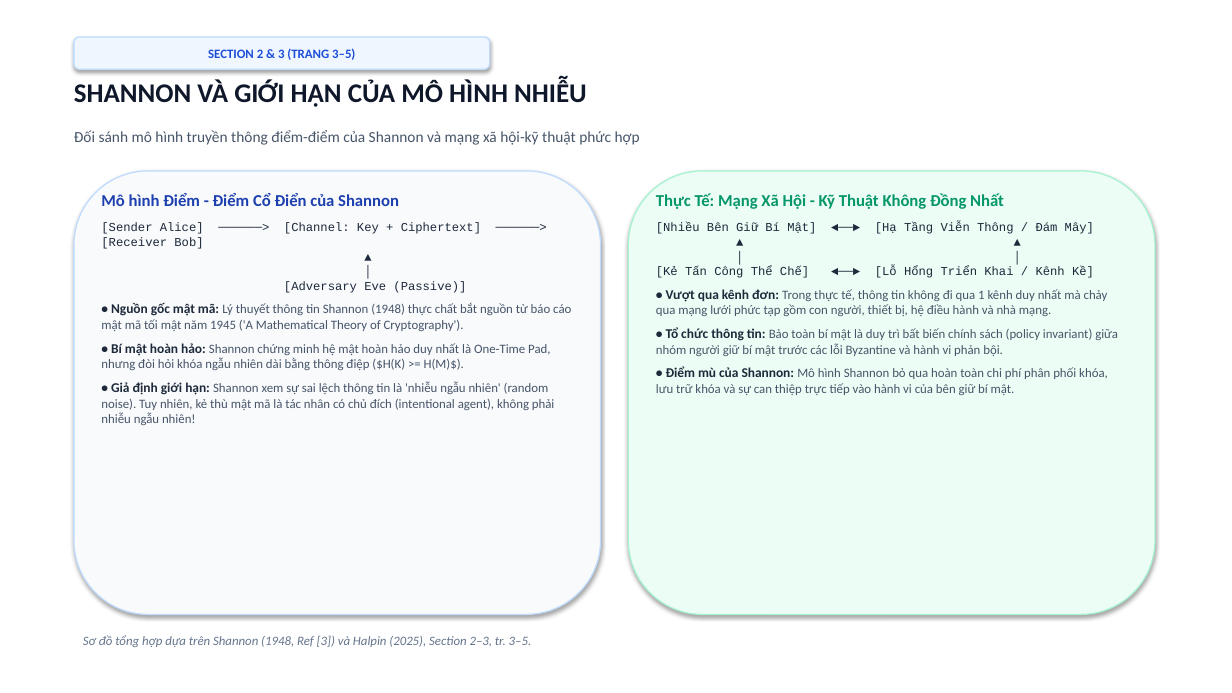
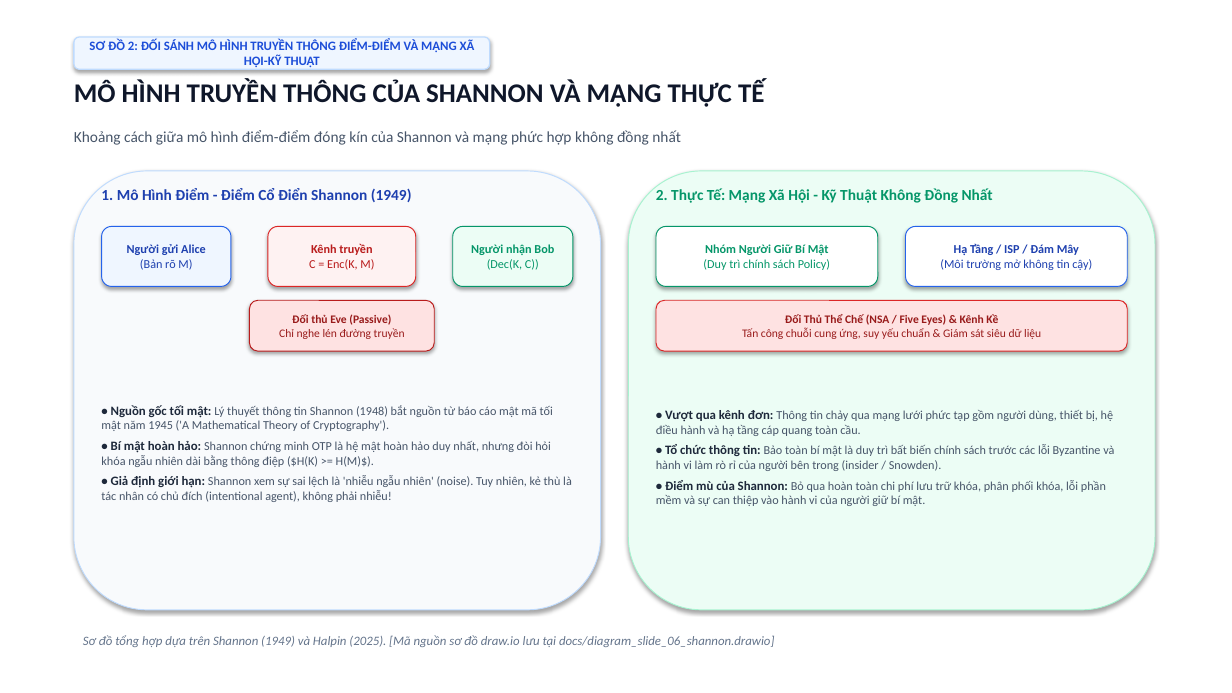
Before and after one commit to kietvo5924/ATBMHTTT_DT005_FileIntegrity, a slide deck: slide 5 of Bao_Cao_Giua_Ky_DT05_Final.pptx (slide 6 before the commit). Drawn at 1232x693 pixels with LibreOffice and Linux fonts; fonts in the diff are those of the drawing. Boxes give left, top, right and bottom in pixels: in the first picture for what was removed or moved away, otherwise in the second. Text is boxed around its words. In the diff, an @@ line names an element or a change of style, - is before the commit and + after.

Commit message:
feat: update title cover to match user photo, add Thank You slide, provide draw.io XML for diagrams

```diff
--- a/Bao_Cao_Giua_Ky_DT05_Final.pptx
+++ b/Bao_Cao_Giua_Ky_DT05_Final.pptx
@@ text in rounded rectangle at (x1=89, y1=39, x2=475, y2=67): text changed @@
-SECTION 2 & 3 (TRANG 3–5)
+SƠ ĐỒ 2: ĐỐI SÁNH MÔ HÌNH TRUYỀN THÔNG ĐIỂM-ĐIỂM VÀ MẠNG XÃ HỘI-KỸ THUẬT
@@ text at (x1=74, y1=80, x2=764, y2=107): text changed @@
-SHANNON VÀ GIỚI HẠN CỦA MÔ HÌNH NHIỄU
+MÔ HÌNH TRUYỀN THÔNG CỦA SHANNON VÀ MẠNG THỰC TẾ
@@ text at (x1=74, y1=130, x2=681, y2=145): text changed @@
-Đối sánh mô hình truyền thông điểm-điểm của Shannon và mạng xã hội-kỹ thuật phức hợp
+Khoảng cách giữa mô hình điểm-điểm đóng kín của Shannon và mạng phức hợp không đồng nhất
@@ rounded rectangle resized from (x1=74, y1=171, x2=601, y2=615) to (x1=74, y1=171, x2=601, y2=610) @@
@@ rounded rectangle at (x1=74, y1=171, x2=601, y2=610): outline #BFDBFE 1 pt to #BFDBFE 0.75 pt @@
@@ rounded rectangle resized from (x1=628, y1=171, x2=1155, y2=615) to (x1=628, y1=171, x2=1155, y2=610) @@
@@ rounded rectangle at (x1=628, y1=171, x2=1155, y2=610): outline #A7F3D0 1 pt to #A7F3D0 0.75 pt @@
@@ text added at (x1=101, y1=186, x2=412, y2=202), 12 pt, text #1E40AF, bold @@
+1. Mô Hình Điểm - Điểm Cổ Điển Shannon (1949)
@@ text added at (x1=656, y1=186, x2=993, y2=203), 12 pt, text #059669, bold @@
+2. Thực Tế: Mạng Xã Hội - Kỹ Thuật Không Đồng Nhất
@@ rounded rectangle added at (x1=102, y1=226, x2=231, y2=287), fill #EFF6FF, outline #2563EB 0.75 pt, 9.5 pt, text #1E40AF, bold @@
+Người gửi Alice
+(Bản rõ M)
@@ rounded rectangle added at (x1=268, y1=226, x2=416, y2=287), fill #FEF2F2, outline #DC2626 0.75 pt, 9.5 pt, text #B91C1C, bold @@
+Kênh truyền
+C = Enc(K, M)
@@ rounded rectangle added at (x1=453, y1=226, x2=573, y2=287), fill #ECFDF5, outline #059669 0.75 pt, 9.5 pt, text #059669, bold @@
+Người nhận Bob
+(Dec(K, C))
@@ rounded rectangle added at (x1=656, y1=226, x2=878, y2=287), fill #FFFFFF, outline #059669 0.75 pt, 9.5 pt, text #059669 @@
+Nhóm Người Giữ Bí Mật
+(Duy trì chính sách Policy)
@@ rounded rectangle added at (x1=906, y1=226, x2=1128, y2=287), fill #FFFFFF, outline #2563EB 0.75 pt, 9.5 pt, text #1E40AF @@
+Hạ Tầng / ISP / Đám Mây
+(Môi trường mở không tin cậy)
@@ rounded rectangle added at (x1=250, y1=300, x2=434, y2=351), fill #FEE2E2, outline #B91C1C 0.75 pt, 9 pt, text #991B1B @@
+Đối thủ Eve (Passive)
+Chỉ nghe lén đường truyền
@@ rounded rectangle added at (x1=656, y1=300, x2=1128, y2=351), fill #FEE2E2, outline #DC2626 0.75 pt, 9 pt, text #991B1B @@
+Đối Thủ Thể Chế (NSA / Five Eyes) & Kênh Kề
+Tấn công chuỗi cung ứng, suy yếu chuẩn & Giám sát siêu dữ liệu
@@ text at (x1=101, y1=405, x2=572, y2=502): text changed; size 10 to 9.5 pt @@
-Mô hình Điểm - Điểm Cổ Điển của Shannon
-[Sender Alice] ──────> [Channel: Key + Ciphertext] ──────> [Receiver Bob]
-▲
-│
-[Adversary Eve (Passive)]
-• Nguồn gốc mật mã: Lý thuyết thông tin Shannon (1948) thực chất bắt nguồn từ báo cáo mật mã tối mật năm 1945 ('A Mathematical Theory of Cryptography').
-• Bí mật hoàn hảo: Shannon chứng minh hệ mật hoàn hảo duy nhất là One-Time Pad, nhưng đòi hỏi khóa ngẫu nhiên dài bằng thông điệp ($H(K) >= H(M)$).
-• Giả định giới hạn: Shannon xem sự sai lệch thông tin là 'nhiễu ngẫu nhiên' (random noise). Tuy nhiên, kẻ thù mật mã là tác nhân có chủ đích (intentional agent), không phải nhiễu ngẫu nhiên!
+• Nguồn gốc tối mật: Lý thuyết thông tin Shannon (1948) bắt nguồn từ báo cáo mật mã tối mật năm 1945 ('A Mathematical Theory of Cryptography').
+• Bí mật hoàn hảo: Shannon chứng minh OTP là hệ mật hoàn hảo duy nhất, nhưng đòi hỏi khóa ngẫu nhiên dài bằng thông điệp ($H(K) >= H(M)$).
+• Giả định giới hạn: Shannon xem sự sai lệch là 'nhiễu ngẫu nhiên' (noise). Tuy nhiên, kẻ thù là tác nhân có chủ đích (intentional agent), không phải nhiễu!
@@ text at (x1=656, y1=410, x2=1114, y2=506): text changed; size 10 to 9.5 pt @@
-Thực Tế: Mạng Xã Hội - Kỹ Thuật Không Đồng Nhất
-[Nhiều Bên Giữ Bí Mật] ◄──► [Hạ Tầng Viễn Thông / Đám Mây]
-▲ ▲
-│ │
-[Kẻ Tấn Công Thể Chế] ◄──► [Lỗ Hổng Triển Khai / Kênh Kề]
-• Vượt qua kênh đơn: Trong thực tế, thông tin không đi qua 1 kênh duy nhất mà chảy qua mạng lưới phức tạp gồm con người, thiết bị, hệ điều hành và nhà mạng.
-• Tổ chức thông tin: Bảo toàn bí mật là duy trì bất biến chính sách (policy invariant) giữa nhóm người giữ bí mật trước các lỗi Byzantine và hành vi phản bội.
-• Điểm mù của Shannon: Mô hình Shannon bỏ qua hoàn toàn chi phí phân phối khóa, lưu trữ khóa và sự can thiệp trực tiếp vào hành vi của bên giữ bí mật.
+• Vượt qua kênh đơn: Thông tin chảy qua mạng lưới phức tạp gồm người dùng, thiết bị, hệ điều hành và hạ tầng cáp quang toàn cầu.
+• Tổ chức thông tin: Bảo toàn bí mật là duy trì bất biến chính sách trước các lỗi Byzantine và hành vi làm rò rỉ của người bên trong (insider / Snowden).
+• Điểm mù của Shannon: Bỏ qua hoàn toàn chi phí lưu trữ khóa, phân phối khóa, lỗi phần mềm và sự can thiệp vào hành vi của người giữ bí mật.
@@ text at (x1=83, y1=635, x2=774, y2=647): text changed @@
-Sơ đồ tổng hợp dựa trên Shannon (1948, Ref [3]) và Halpin (2025), Section 2–3, tr. 3–5.
+Sơ đồ tổng hợp dựa trên Shannon (1949) và Halpin (2025). [Mã nguồn sơ đồ draw.io lưu tại docs/diagram_slide_06_shannon.drawio]
```
Also in this commit, not shown: 12 other slides changed, 1 slide added, 1 slide removed, 20 other files.
